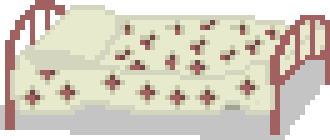
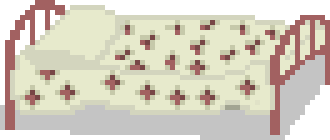
Layered file, before and after one edit (330 x 140). Changes by layer:
painted on "bed_A_still" over left=315, top=45, right=325, bottom=60
